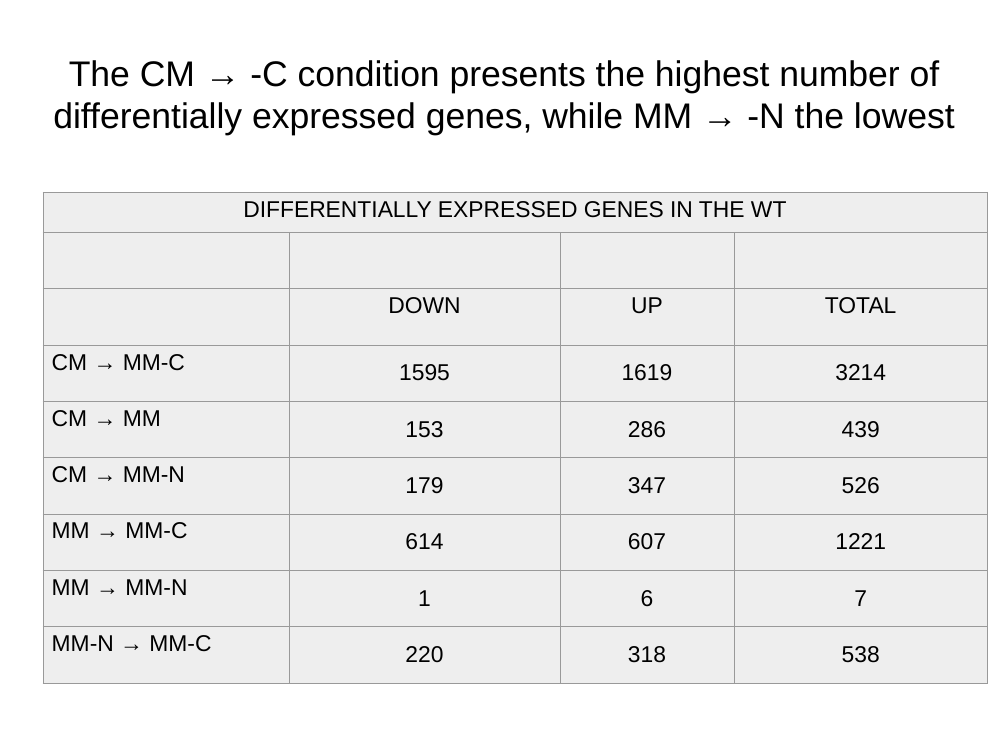
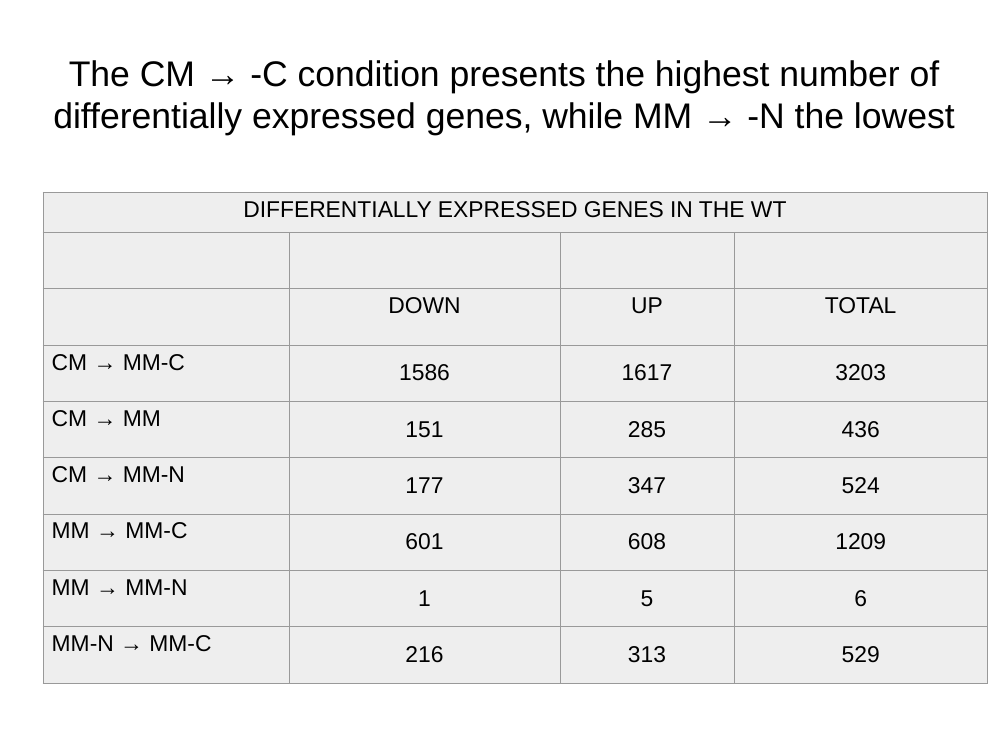
Before and after one commit to wilkinsonlab/m-oryzae-polya, a slide deck: slide 20 of doc/oryzae_data.odp (slide 17 before the commit). Drawn at 1008x756 pixels with LibreOffice and Linux fonts; fonts in the diff are those of the drawing; grey boxes stand for pictures. Boxes give left, top, right and bottom in pixels: in the first picture for what was removed or moved away, otherwise in the second. Text is boxed around its words. In the diff, an @@ line names an element or a change of style, - is before the commit and + after.

```diff
--- a/doc/oryzae_data.odp
+++ b/doc/oryzae_data.odp
@@ table at (43, 192, 987, 683) @@
-row 4: CM → MM-C | 1595 | 1619 | 3214
+row 4: CM → MM-C | 1586 | 1617 | 3203
-row 5: CM → MM | 153 | 286 | 439
+row 5: CM → MM | 151 | 285 | 436
-row 6, column 2: 179
+row 6, column 2: 177
-row 6, column 4: 526
+row 6, column 4: 524
-row 7: MM → MM-C | 614 | 607 | 1221
+row 7: MM → MM-C | 601 | 608 | 1209
-row 8, column 3: 6
+row 8, column 3: 5
-row 8, column 4: 7
+row 8, column 4: 6
-row 9: MM-N → MM-C | 220 | 318 | 538
+row 9: MM-N → MM-C | 216 | 313 | 529
```
Also in this commit, not shown: 21 other slides changed, 3 slides added, 10 other files.
